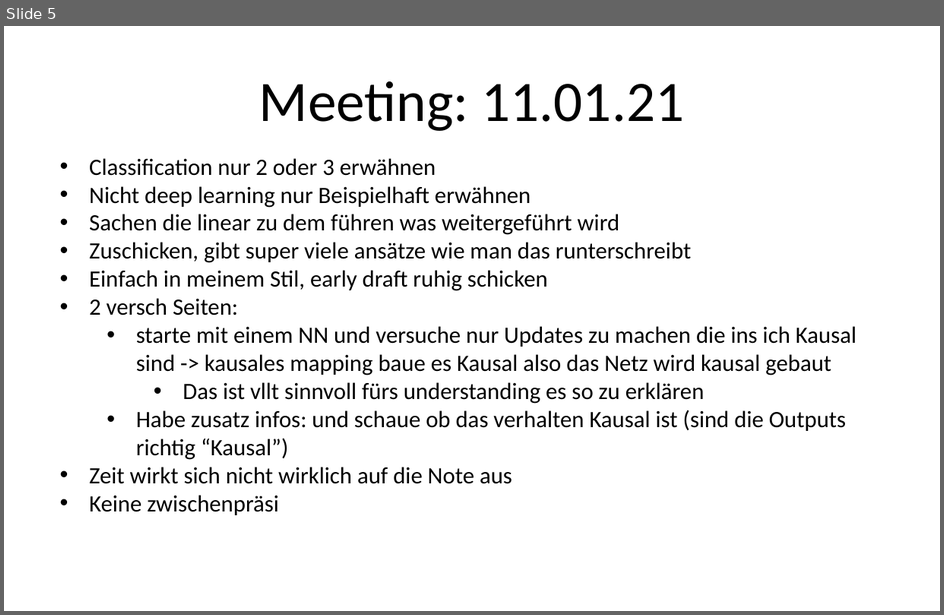
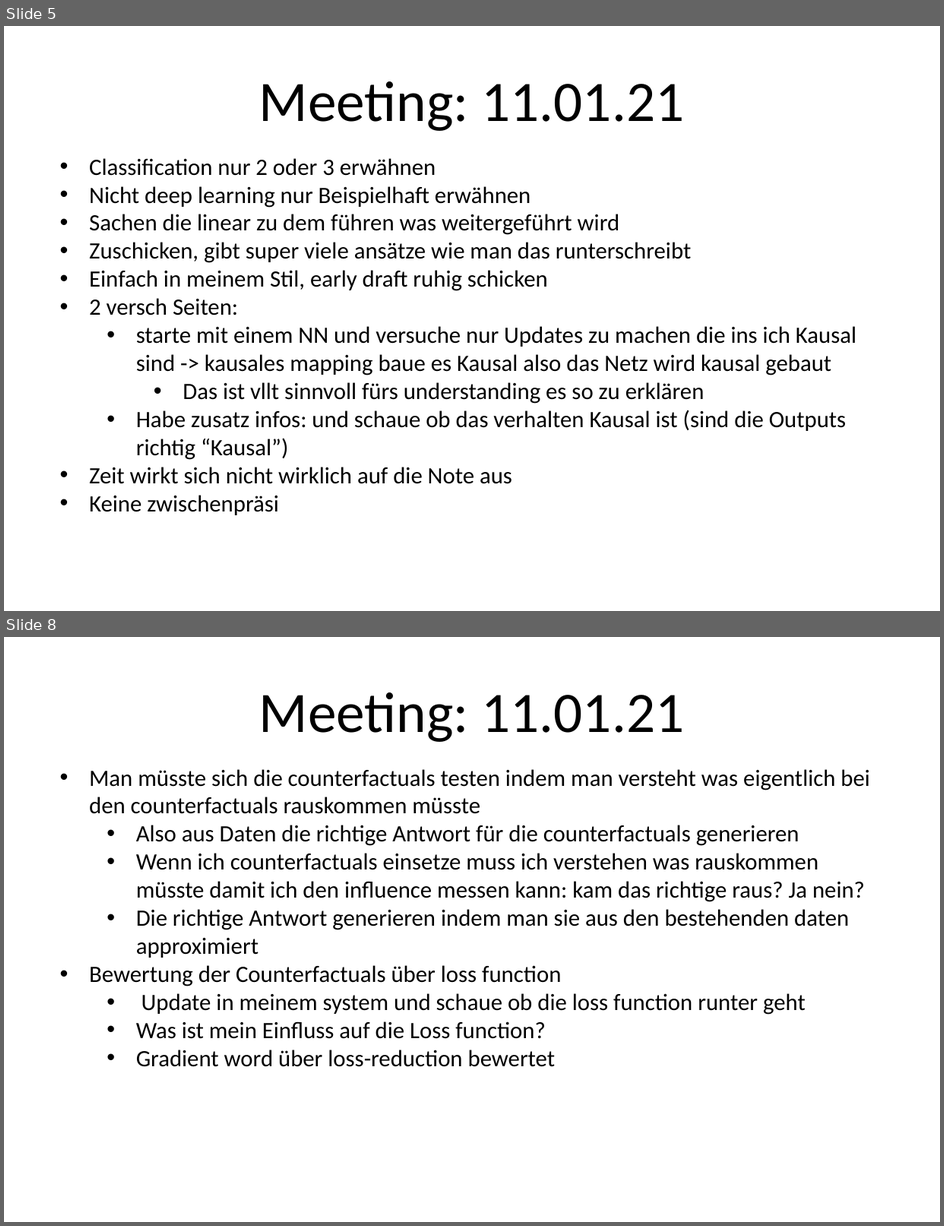
Before and after one commit to kathrinkhadra/Causal-Regularization-Master-Thesis, a slide deck: MeetingNotes.pptx. Shown one above the other, each under a label of ours: slide 5 before the commit, slides 5 and 8 after it; the slides between them are not shown. The pictures are 944x615 and 944x1226 pixels, drawn with LibreOffice and Linux fonts; fonts in the diff are those of the drawing. Boxes give left, top, right and bottom in pixels: in the first picture for what was removed or moved away, otherwise in the second. Text is boxed around its words. In the diff, an @@ line names an element or a change of style, - is before the commit and + after.

```diff
--- a/MeetingNotes.pptx
+++ b/MeetingNotes.pptx
@@ slide 8 added at <box>4,637,940,1222</box>, background #FFFFFF @@
@@ title added at <box>259,692,685,742</box>, 44 pt, text #000000 @@
+Meeting: 11.01.21
@@ text added at <box>89,769,870,1067</box>, 18 pt, text #000000 @@
+• Man müsste sich die counterfactuals testen indem man versteht was eigentlich bei den counterfactuals rauskommen müsste
+  • Also aus Daten die richtige Antwort für die counterfactuals generieren
+  • Wenn ich counterfactuals einsetze muss ich verstehen was rauskommen müsste damit ich den influence messen kann: kam das richtige raus? Ja nein?
+  • Die richtige Antwort generieren indem man sie aus den bestehenden daten approximiert
+• Bewertung der Counterfactuals über loss function
+  • Update in meinem system und schaue ob die loss function runter geht
+  • Was ist mein Einfluss auf die Loss function?
+  • Gradient word über loss-reduction bewertet
```
Also in this commit, not shown: 2 other slides added, 1 other file.
